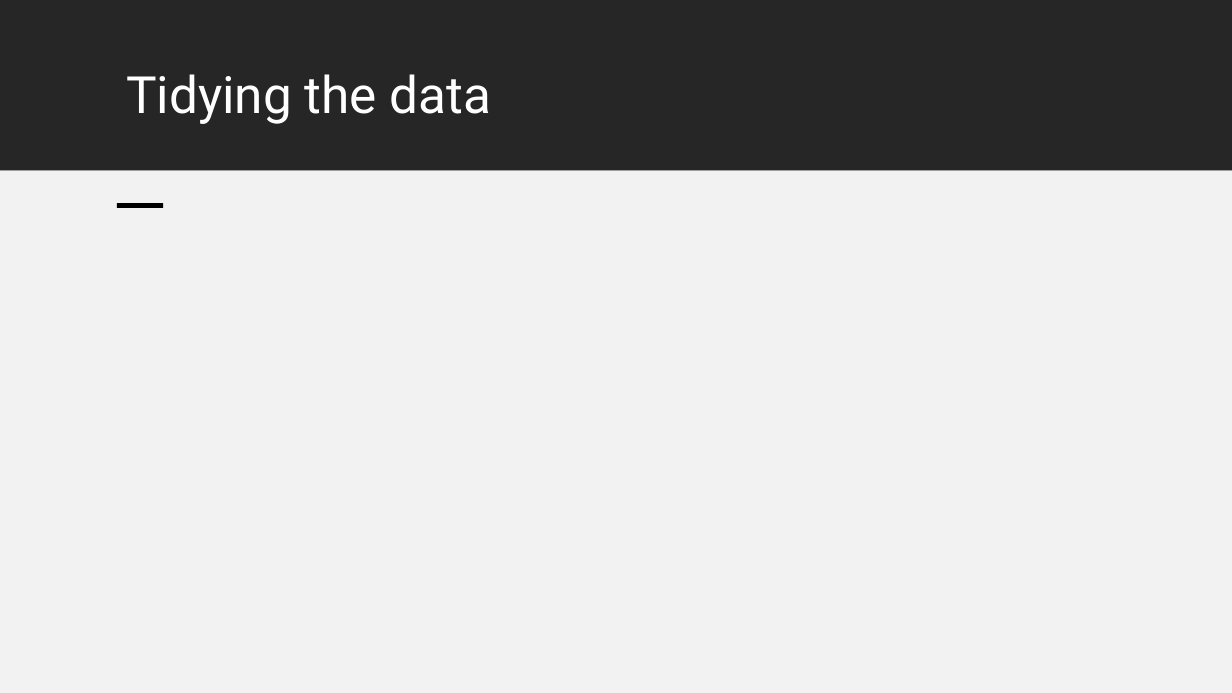
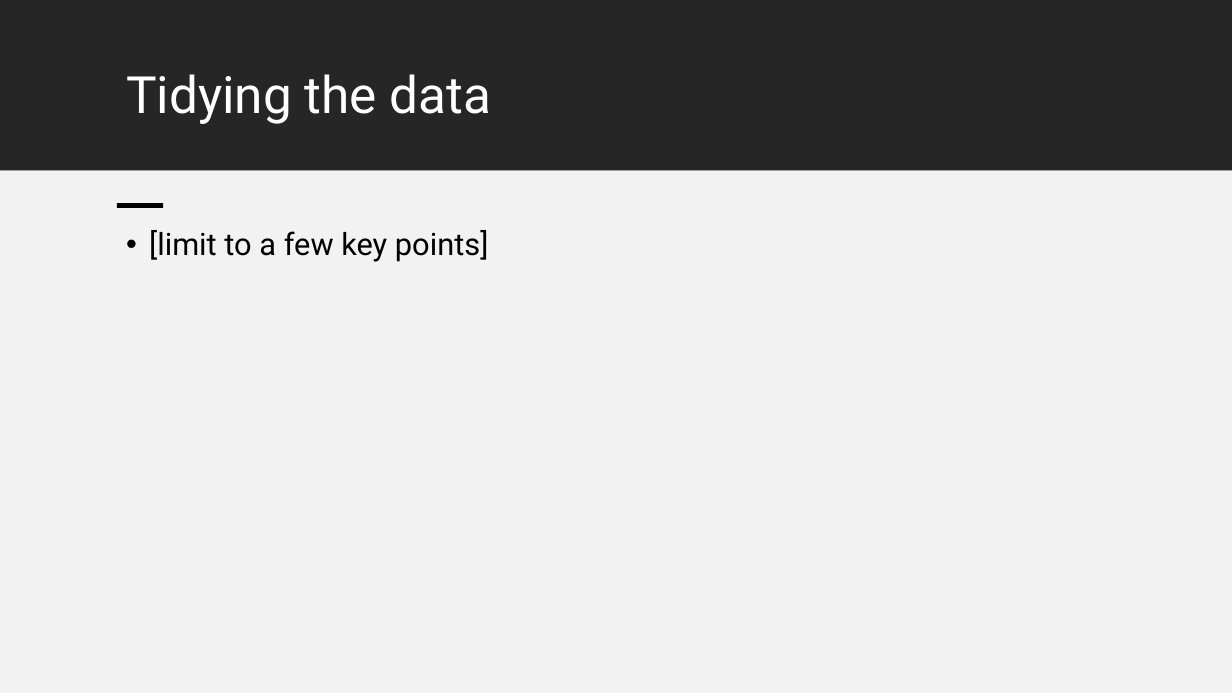
Before and after one commit to ProjectsKoryHasWorkedOn/2024_Grades_Dataset_R_Project, a slide deck: slide 5 of r_project_presentation.pptx. Drawn at 1232x693 pixels with LibreOffice and Linux fonts; fonts in the diff are those of the drawing. Boxes give left, top, right and bottom in pixels: in the first picture for what was removed or moved away, otherwise in the second. Text is boxed around its words. In the diff, an @@ line names an element or a change of style, - is before the commit and + after.

```diff
--- a/r_project_presentation.pptx
+++ b/r_project_presentation.pptx
@@ text added at (149,230,488,262), 24 pt, text #000000 @@
+• [limit to a few key points]
```
Also in this commit, not shown: 7 other slides changed, 30 other files.
